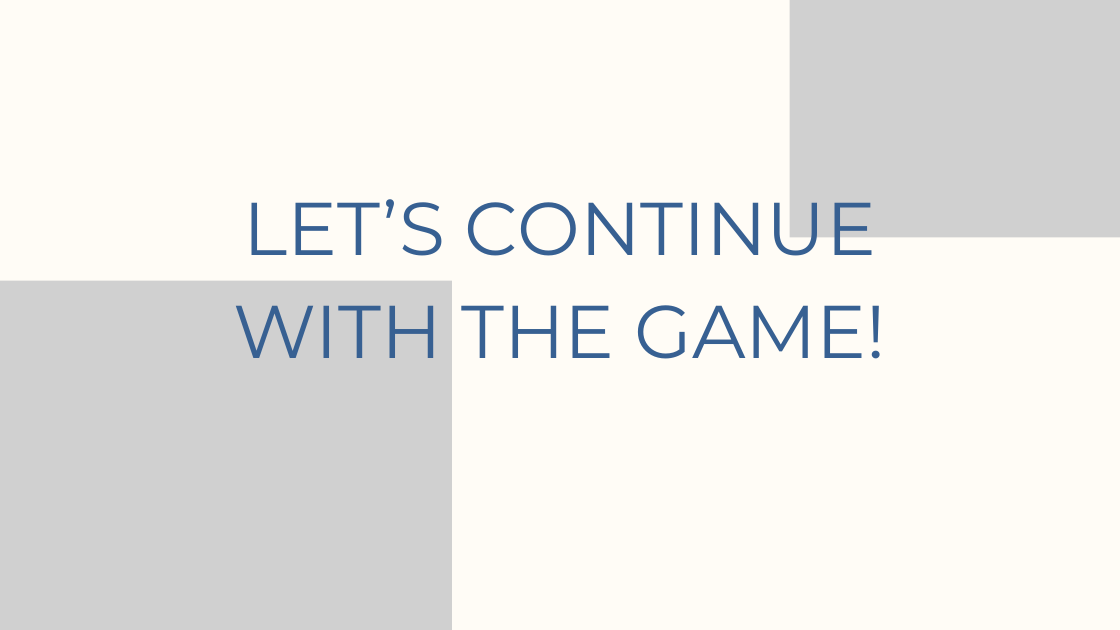
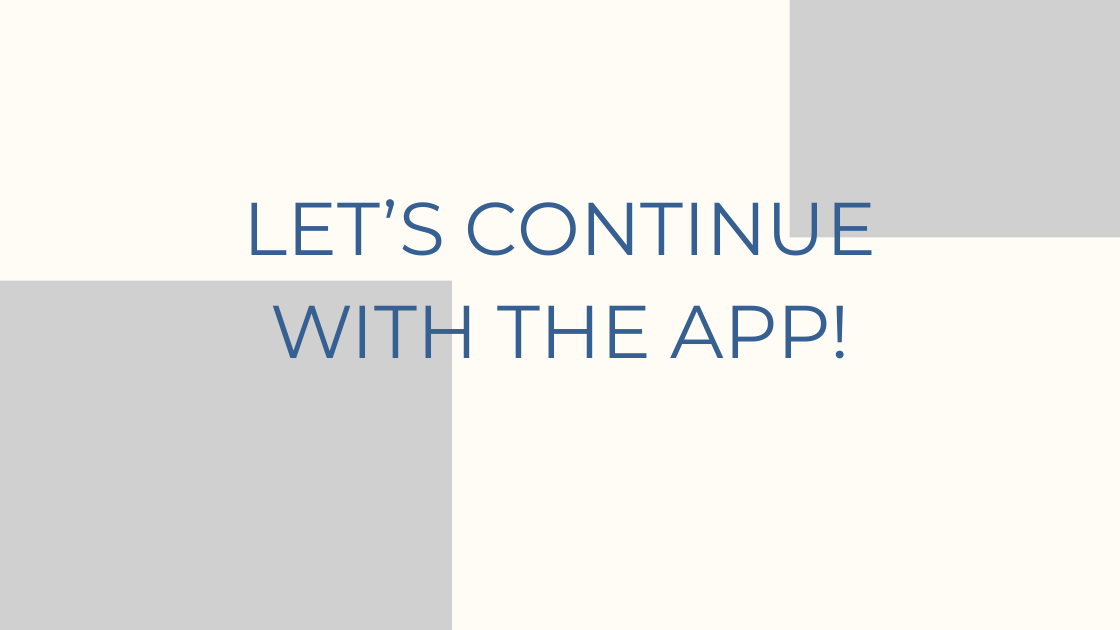
Before and after one commit to DimitarNyagalov/Knowledge-Engine, a slide deck: slide 6 of KnowedgeEngine-presentation.pptx. Drawn at 1120x630 pixels with LibreOffice and Linux fonts; fonts in the diff are those of the drawing; grey boxes stand for pictures. Boxes give left, top, right and bottom in pixels: in the first picture for what was removed or moved away, otherwise in the second. Text is boxed around its words. In the diff, an @@ line names an element or a change of style, - is before the commit and + after.

```diff
--- a/KnowedgeEngine-presentation.pptx
+++ b/KnowedgeEngine-presentation.pptx
@@ text at box(244, 183, 876, 376): text changed @@
-LET’S CONTINUE WITH THE GAME!
+LET’S CONTINUE WITH THE APP!
```
Also in this commit, not shown: 1 other slide changed, 1 slide added, 1 slide removed.
